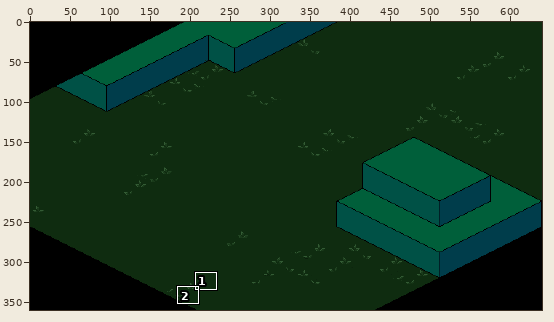
One commit to this pixel-art file: Concept/Concept Art 01.aseprite. The first picture is a wide view before the edit; the outline marks the close-up.
Close-up. Earlier state:
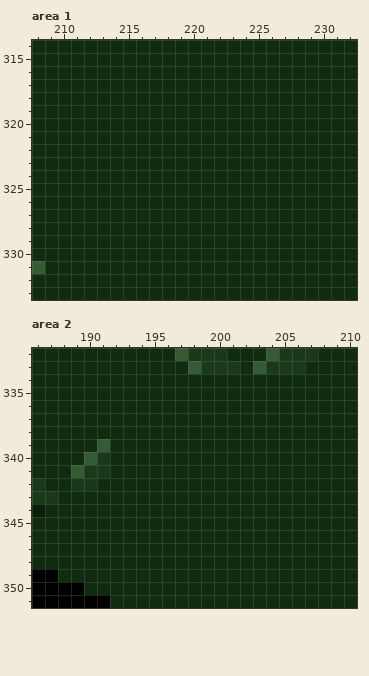
640x360 pixels, 1 frame. Colours within 5 levels of each other are drawn and written as one. Shown: area 1: x 208..232, y 314..333; area 2: x 186..210, y 332..351. The commit also changed other parts of the picture, which this record leaves out.
New version:
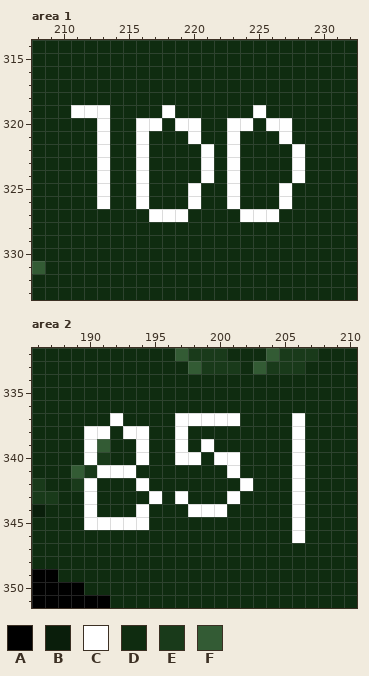
Palette (. is transparent): A #000000  B #0a1e0b  C #ffffff  D #0f2c10  E #193a1a  F #335b34
Difference:
layer "Character UI/HP Bar" added
layer "Character UI/Mana Bar" added
layer "Environment/Forest Floor/Forest Floor" removed
Changed rows in their new state; - is an unchanged pixel.
Area 1, layer "Character UI/HP Bar":
first column x 211:
319 CCC----C------C---
320 --C--CC-CC--CC-CC-
321 --C--C---C--C---C-
322 --C--C----C-C----C
323 --C--C----C-C----C
324 --C--C----C-C----C
325 --C--C---C--C---C-
326 --C--C---C--C---C-
327 ------CCC----CCC--
Area 2, layer "Character UI/Mana Bar":
first column x 190:
337 --C----CCCCC----C
338 CC-CC--C--------C
339 C---C--C-C------C
340 C---C--CC-CC----C
341 -CCC-------C----C
342 C---C-------C---C
343 C----C-C---C----C
344 C---C---CCC-----C
345 CCCCC-----------C
346 ----------------C
Pixel boxes of the changes (left, top, right, bottom) in both close-ups:
changed: (71, 105, 305, 222)
changed: (84, 413, 305, 543)
